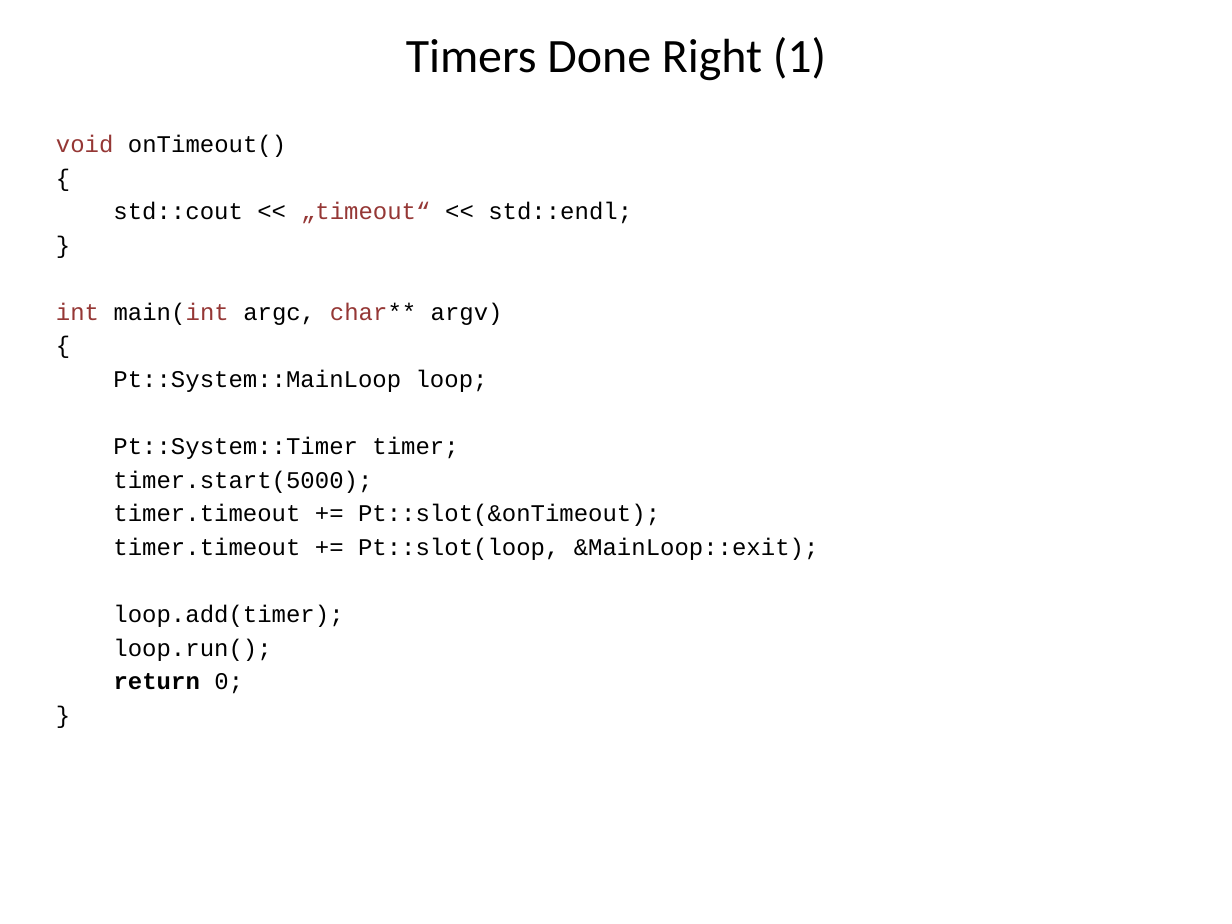
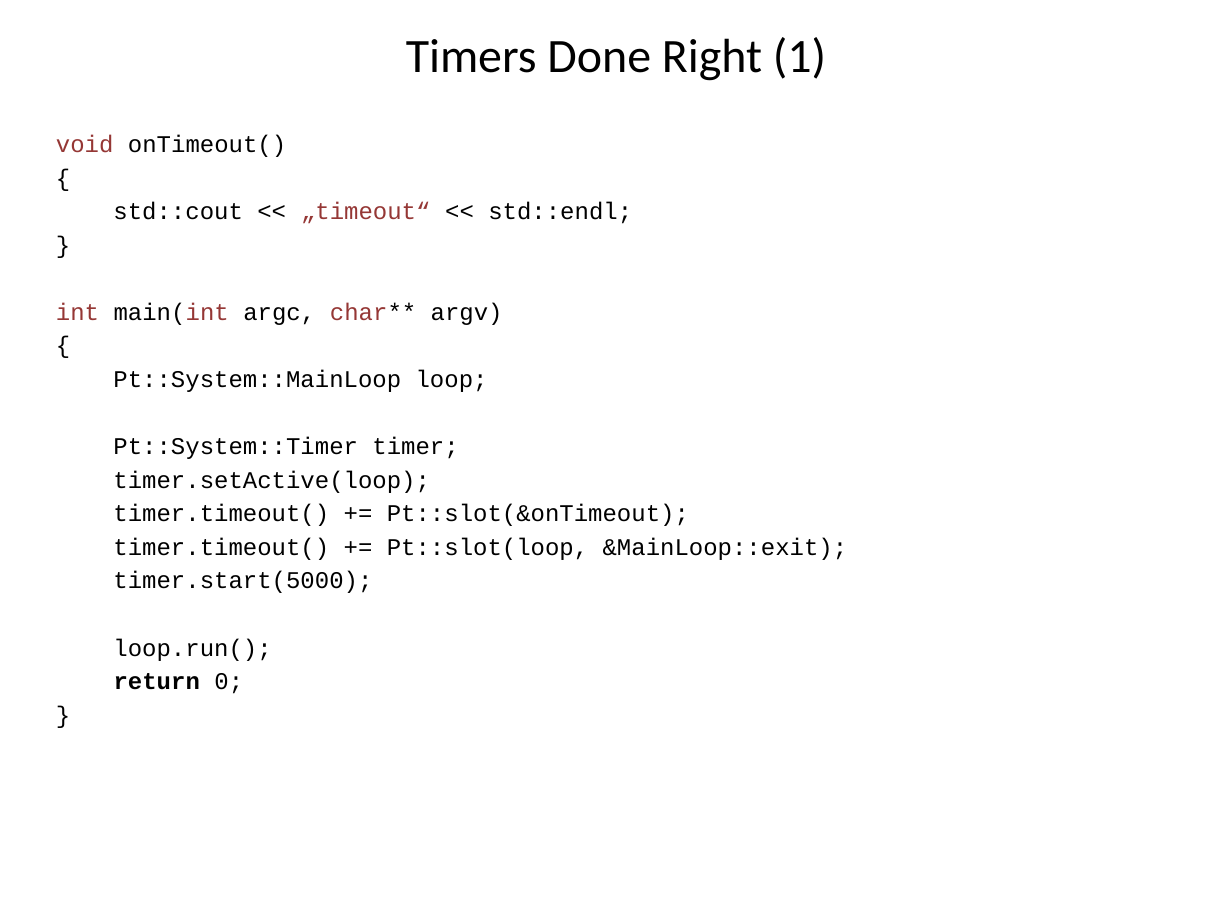
Before and after one commit to Pt-Framework/Pt, a slide deck: slide 4 of doc/other/asynchrony_for_the_masses.pptx. Drawn at 1232x924 pixels with LibreOffice and Linux fonts; fonts in the diff are those of the drawing. Boxes give left, top, right and bottom in pixels: in the first picture for what was removed or moved away, otherwise in the second. Text is boxed around its words. In the diff, an @@ line names an element or a change of style, - is before the commit and + after.

```diff
--- a/doc/other/asynchrony_for_the_masses.pptx
+++ b/doc/other/asynchrony_for_the_masses.pptx
@@ text at (113,470,848,560): paragraphs added @@
+timer.setActive(loop);
+timer.timeout() += Pt::slot(&onTimeout);
+timer.timeout() += Pt::slot(loop, &MainLoop::exit);
@@ text at (113,504,819,627): paragraphs removed @@
-timer.timeout += Pt::slot(&onTimeout);
-timer.timeout += Pt::slot(loop, &MainLoop::exit);
-loop.add(timer);
```
Also in this commit, not shown: 13 other slides changed, 13 other files.
